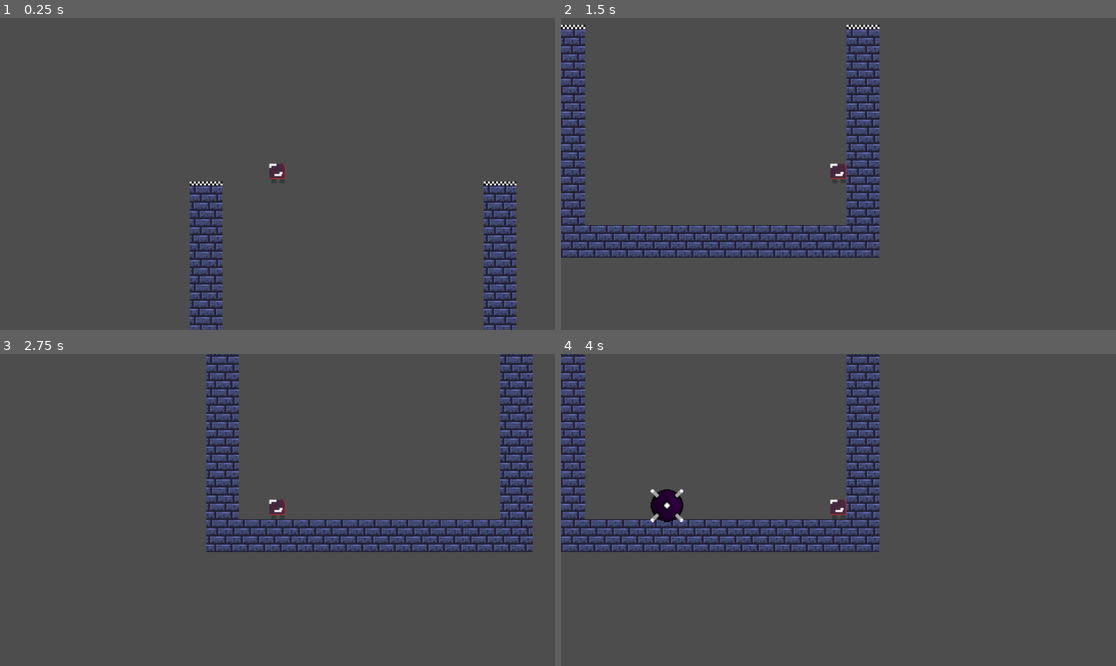
Above: before the commit, frames 1-4 (two rows, left to right).
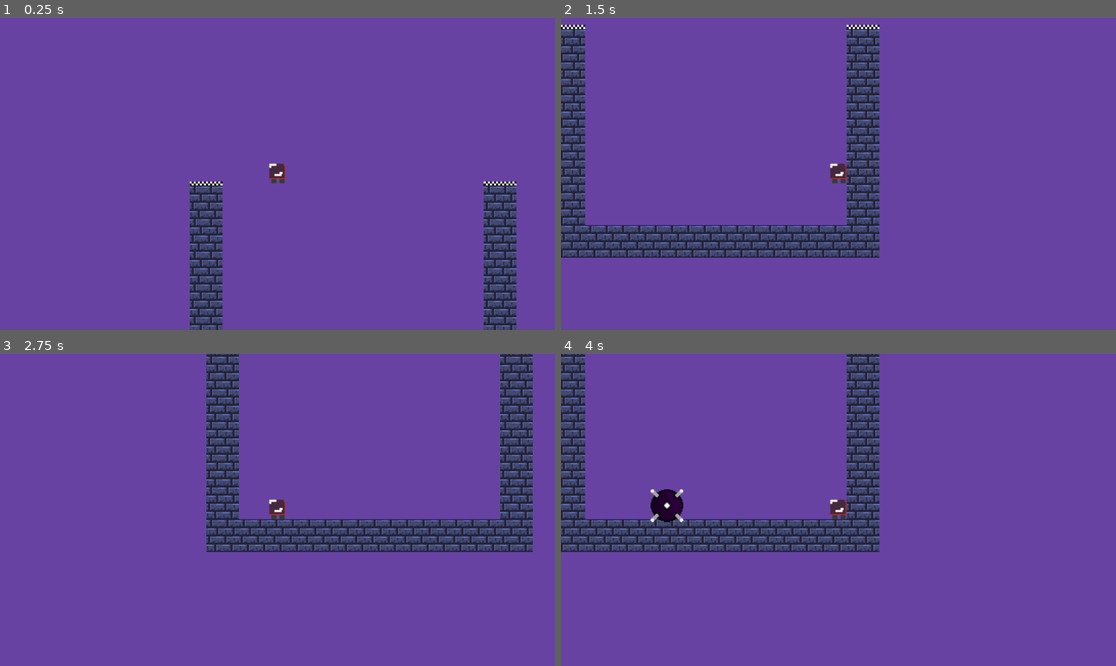
Above: after the commit, the same moments.

Repository: Dgarc359/falling-blocks
Game: Godot game, scene res://scenes/node_2d.tscn
The game is run twice, just before and just after one commit, with the same random seed, the same clock (stepped at 60 frames per second) and the same inputs.
Inputs:
- Up to frame 1 (0.25 s): no input
- Up to frame 2 (1.5 s): hold D (right) from 0.53 s (still down); tap Space (jump) at 0.77 s
- Up to frame 3 (2.75 s): tap Space (jump) at 1.52 s; tap Enter at 2 s; release D (right) at 2.03 s; hold A (left) from 2.03 s (still down)
- Up to frame 4 (4 s): release A (left) at 2.78 s; hold D (right) from 2.78 s (still down); tap Space (jump) at 3.02, 3.77 s

The runs differ from the first frame. In frame 1, 94% of the frame differs, in the area x 0-100%, y 0-100%; in frame 2, 87%; in frame 3, 87%; in frame 4, 88%.

Commit message:
change background color for game

Diff:
--- a/project.godot
+++ b/project.godot
@@ -13,6 +13,7 @@
 config/name="homework-1"
 run/main_scene="res://scenes/node_2d.tscn"
 config/features=PackedStringArray("4.2", "Forward Plus")
+boot_splash/bg_color=Color(0.620781, 0.744518, 0.936246, 1)
 config/icon="res://icon.svg"
 
 [input]
@@ -42,3 +43,7 @@
 "events": [Object(InputEventKey,"resource_local_to_scene":false,"resource_name":"","device":-1,"window_id":0,"alt_pressed":false,"shift_pressed":false,"ctrl_pressed":false,"meta_pressed":false,"pressed":false,"keycode":0,"physical_keycode":32,"key_label":0,"unicode":32,"echo":false,"script":null)
 ]
 }
+
+[rendering]
+
+environment/defaults/default_clear_color=Color(0.406276, 0.259294, 0.637539, 1)
